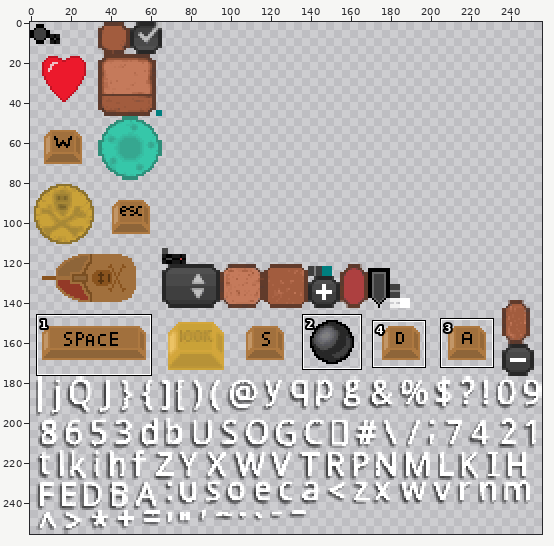
One commit to this sprite sheet: core/assets/UISkin/skin.png. Above, an overview of the earlier version with the close-up marked.
Close-up. The starting point:
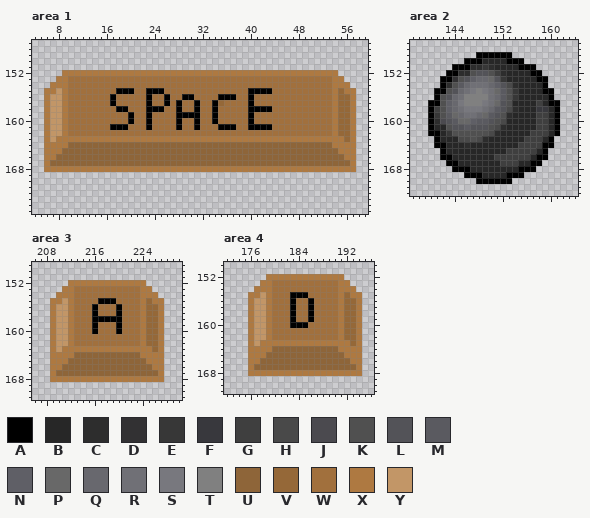
The file is 256x256 pixels. Pixels under 10% opacity are left out. Colours within 5 levels of each other are drawn and written as one. Shown: area 1: x 4..59, y 147..175; area 2: x 137..164, y 147..172; area 3: x 206..230, y 149..171; area 4: x 172..196, y 150..171. The commit also changed other parts of the picture, which this record leaves out.
Palette (. is transparent): A #000000  B #272727  C #2d2d2d  D #323133  E #373737  F #38383d  G #3f3f3f  H #494949  J #4b4a4f  K #505050  L #535358  M #5a5a60  N #5f5f66  P #686868  Q #68686e  R #707076  S #78787e  T #808080  U #8e6539  V #956838  W #a1703d  X #ae7941  Y #c29667
Pixels before, area 1, first column x 6:
152 ...XXXXXXXXXXXXXXXXXXXXXXXXXXXXXXXXXXXXXXXXXXXXXX...
153 ..XXWWWWWWWWWWWWWWWWWWWWWWWWWWWWWWWWWWWWWWWWWWWWXX..
154 .XXXWWWWWWWWWWWWWWWWWWWWWWWWWWWWWWWWWWWWWWWWWWWWXXX.
155 XXYXWWWWWWWWAAAWWAAAWWWWWWWWWWWWWWAAAAWWWWWWWWWWXVXX
156 XYYXWWWWWWWAWWWWWAWWAWWAAWWWWAAAWWAWWWWWWWWWWWWWXVVX
157 XYYXWWWWWWWAWWWWWAWWAWAWWAWWAVWWWWAWWWWWWWWWWWWWXVVX
158 XYYXWWWWWWWWAAWWWAAAWWAWWAWWAWWWWWAAAAWWWWWWWWWWXVVX
159 XYYXWWWWWWWWWWAWWAWWWWAAAAWWAWWWWWAWWWWWWWWWWWWWXVVX
160 XYYXWWWWWWWWWWAWWAWWWWAWWAWWAWWWWWAWWWWWWWWWWWWWXVVX
161 XYYXWWWWWWWAAAWWWAWWWWAWWAWWWAAAWWAAAAWWWWWWWWWWXVVX
162 XYYXWWWWWWWWWWWWWWWWWWWWWWWWWWWWWWWWWWWWWWWWWWWWXVVX
163 XYXXXXXXXXXXXXXXXXXXXXXXXXXXXXXXXXXXXXXXXXXXXXXXXXVX
164 XXXXUUUUUUUUUUUUUUUUUUUUUUUUUUUUUUUUUUUUUUUUUUUUXXXX
165 XXXUUUUUUUUUUUUUUUUUUUUUUUUUUUUUUUUUUUUUUUUUUUUUUXXX
166 XXUUUUUUUUUUUUUUUUUUUUUUUUUUUUUUUUUUUUUUUUUUUUUUUUXX
167 XUUUUUUUUUUUUUUUUUUUUUUUUUUUUUUUUUUUUUUUUUUUUUUUUUUX
168 XXXXXXXXXXXXXXXXXXXXXXXXXXXXXXXXXXXXXXXXXXXXXXXXXXXX
Pixels before, area 2, first column x 140:
149 ........AAAAAA........
150 ......AAABBBBAAA......
151 ....AAACCECBBBBAAA....
152 ...AACCKLLKGCBBBBAA...
153 ..AADKLNQQPLEBBBBBAA..
154 ..ACKMQRRRQNLHCBBBBA..
155 .AAKLQRSTSRPMKEBBBBAA.
156 .AKLQRTTTTRQMKEBBBBBA.
157 AAKNQSTTTSRPLKBBBBGBAA
158 AGKNQRSSSRQMLHCBBBFFBA
159 AEKMPQRRQPMLKCBBBBGGBA
160 ACJLMPPNMMLKHBBBBBGGBA
161 ABBKLLMLLLKHCBBBBBGGBA
162 AABEKKKKKKHCBBBBBGGGBA
163 .ABBBHHKHCBBBBBBGGGBA.
164 .AABBBCBBBBBBBBGGGGAA.
165 ..ABBBBBBBBBBGGGGGBA..
166 ..AABBBBBBBGGGGGGBAA..
167 ...AABBBBBBBGGGBBAA...
168 ....AAABBBBBBBBAAA....
169 ......AAABBBBAAA......
170 ........AAAAAA........
Pixels before, area 3, first column x 209:
152 ...XXXXXXXXXXXXX...
153 ..XXWWWWWWWWWWWXX..
154 .XXXWWWWWWWWWWWXXX.
155 XXYXWWWWAAAWWWWXVXX
156 XYYXWWWAWWWAWWWXVVX
157 XYYXWWWAWWWAWWWXVVX
158 XYYXWWWAAAAAWWWXVVX
159 XYYXWWWAWWWAWWWXVVX
160 XYYXWWWAWWWAWWWXVVX
161 XYYXWWWWWWWWWWWXVVX
162 XYYXWWWWWWWWWWWXVVX
163 XYXXXXXXXXXXXXXXXVX
164 XXXXUUUUUUUUUUUXXXX
165 XXXUUUUUUUUUUUUUXXX
166 XXUUUUUUUUUUUUUUUXX
167 XUUUUUUUUUUUUUUUUUX
168 XXXXXXXXXXXXXXXXXXX
Pixels before, area 4, first column x 176:
152 ...XXXXXXXXXXXXX...
153 ..XXWWWWWWWWWWWXX..
154 .XXXWWWWWWWWWWWXXX.
155 XXYXWWWAAAWWWWWXVXX
156 XYYXWWWAWWAWWWWXVVX
157 XYYXWWWAWWAWWWWXVVX
158 XYYXWWWAWWAWWWWXVVX
159 XYYXWWWAWWAWWWWXVVX
160 XYYXWWWAAAWWWWWXVVX
161 XYYXWWWWWWWWWWWXVVX
162 XYYXWWWWWWWWWWWXVVX
163 XYXXXXXXXXXXXXXXXVX
164 XXXXUUUUUUUUUUUXXXX
165 XXXUUUUUUUUUUUUUXXX
166 XXUUUUUUUUUUUUUUUXX
167 XUUUUUUUUUUUUUUUUUX
168 XXXXXXXXXXXXXXXXXXX
The result:
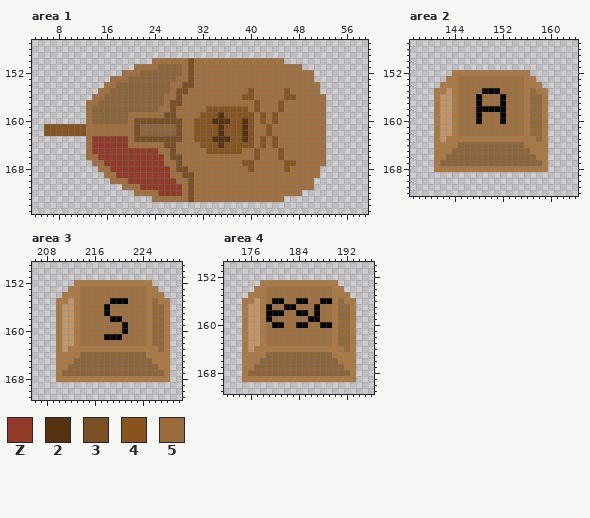
Colours new in this view: Z #933927  2 #563310  3 #7a4f22  4 #89531e  5 #9b6c3b
From old to new:
Changed rows in their new state; - is an unchanged pixel.
Area 1:
first column x 6:
150 ------------------WWWWWW3WWWWWWWWWWWWWWW------------
151 ---------------WWWWUUUUW3WWWWWWWWWWWWWWWWWW---------
152 ---..........WWWUUUUUUUW3WWWWWWWWWWWWWWWWWWWW....---
153 --.........---UUUUUUUU--3--------------------.....--
154 -.........--UUUUUUUUU--33---------------------.....-
155 .........--UUUUUUUUUU-33----------4WWW--4-----......
156 ........--UUUUUUUUUUW-3WW----WWW-44-----44-----.....
157 .......--UUUUUUUUUUUW33--W--WW----W4---4-------.....
158 .......-UUUUUUUUUUUW-3W--W-4444444W4WW-4-------.....
159 .......-UUUUUUW--W--33WWWW444244444-4-4--------.....
160 .......-UUUUUUW33333333--4442224424-4-4--------.....
161 4444444----WWW-3UUUUUU3--4444244424WW4---------.....
162 4444444--------3UUUUUU3--4444244424--4---------.....
163 .......WZZZZZZW33333333WW4442224424W4W4WWWWWWWW.....
164 .......WZZZZZZWWWWWW33WWWW444244444W4W4WWWWWWWW.....
165 .......WZZZZZZZZZZZWW3WWWWW444444WW4WWW4WWWWWWW.....
166 .......WWZZZZZZZZZZZW33WWWWWWWWWWWW4WWW4WWWWWWW.....
167 ........WWZZZZZZZZZZWW3WWWWWWWWWW44WWWWW44WWWWW.....
168 .........WWZZZZZZZZZZW33WWWWWWWWWW4WWWWW4WWWWW......
169 ----------WWZZZZZZZZZWW33WWWWWWWWWWWWWWWWWWWWW------
170 -----------WWWZZZZZZZZWW3WWWWWWWWWWWWWWWWWWWW-------
171 -------------WWWZZZZZZZW3WWWWWWWWWWWWWWWWWWWW-------
172 ---------------WWWWZZZZW3WWWWWWWWWWWWWWWWWW---------
173 ------------------WWWWWW3WWWWWWWWWWWWWWW------------
Area 2:
first column x 140:
149 --------......--------
150 ------..........------
151 ----..............----
152 ---.XXXXXXXXXXXXX..---
153 --.XXWWWWWWWWWWWXX..--
154 --XXXWWWWWWWWWWWXXX.--
155 -XXYXWWWWAAAWWWWXVXX.-
156 -XYYXWWWAWWWAWWWXVVX.-
157 .XYYXWWWAWWWAWWWXVVX..
158 .XYYXWWWAAAAAWWWXVVX..
159 .XYYXWWWAWWWAWWWXVVX..
160 .XYYXWWWAWWWAWWWXVVX..
161 .XYYXWWWWWWWWWWWXVVX..
162 .XYYXWWWWWWWWWWWXVVX..
163 -XYXXXXXXXXXXXXXXXVX.-
164 -XXXXUUUUUUUUUUUXXXX.-
165 -XXXUUUUUUUUUUUUUXXX--
166 -XXUUUUUUUUUUUUUUUXX--
167 -XUUUUUUUUUUUUUUUUUX--
168 -XXXXXXXXXXXXXXXXXXX--
169 ------..........------
170 --------......--------
Area 3:
first column x 209:
152 ---.------------X---
153 --.-X----------W-X--
154 -.--X----------W--X-
155 .-XYX---WW-AA--WXV-X
156 .X-YX--W-A-W---WX-VX
157 .X-YX--W-A-W---WX-VX
158 .X-YX--WWW-----WX-VX
159 .X-YX--W---WA--WX-VX
160 .X-YX--W---WA--WX-VX
161 .X-YX----AAA---WX-VX
162 .X-YX----------WX-VX
163 .XY--------------XVX
164 .---X----------U---X
165 .--X------------U--X
166 .-X--------------U-X
167 .X----------------UX
168 .------------------X
Area 4:
first column x 175:
152 ----.............---
153 -----XXXXXXXXXXX..--
154 ----W----------X-..-
155 ---XW---WWW----X-X..
156 X--XWAA-WAAW-AAXVXX.
157 XY-XA--A---WA--XV-X.
158 XY-XAAA-WAAWA--XV-X.
159 XY-XA5--W---A--XV-X.
160 XY-XWAA-W----AAXV-X.
161 XY-XW----------XV-X.
162 XY-XW----------XV-X.
163 XY--WWWWWWWWWWW-VVX.
164 XY---XXXXXXXXXXX-V-.
165 X--------------XX--.
166 X---------------XX-.
167 X----------------XX.
168 XUUUUUUUUUUUUUUUUU-.
169 XXXXXXXXXXXXXXXXXXX-
